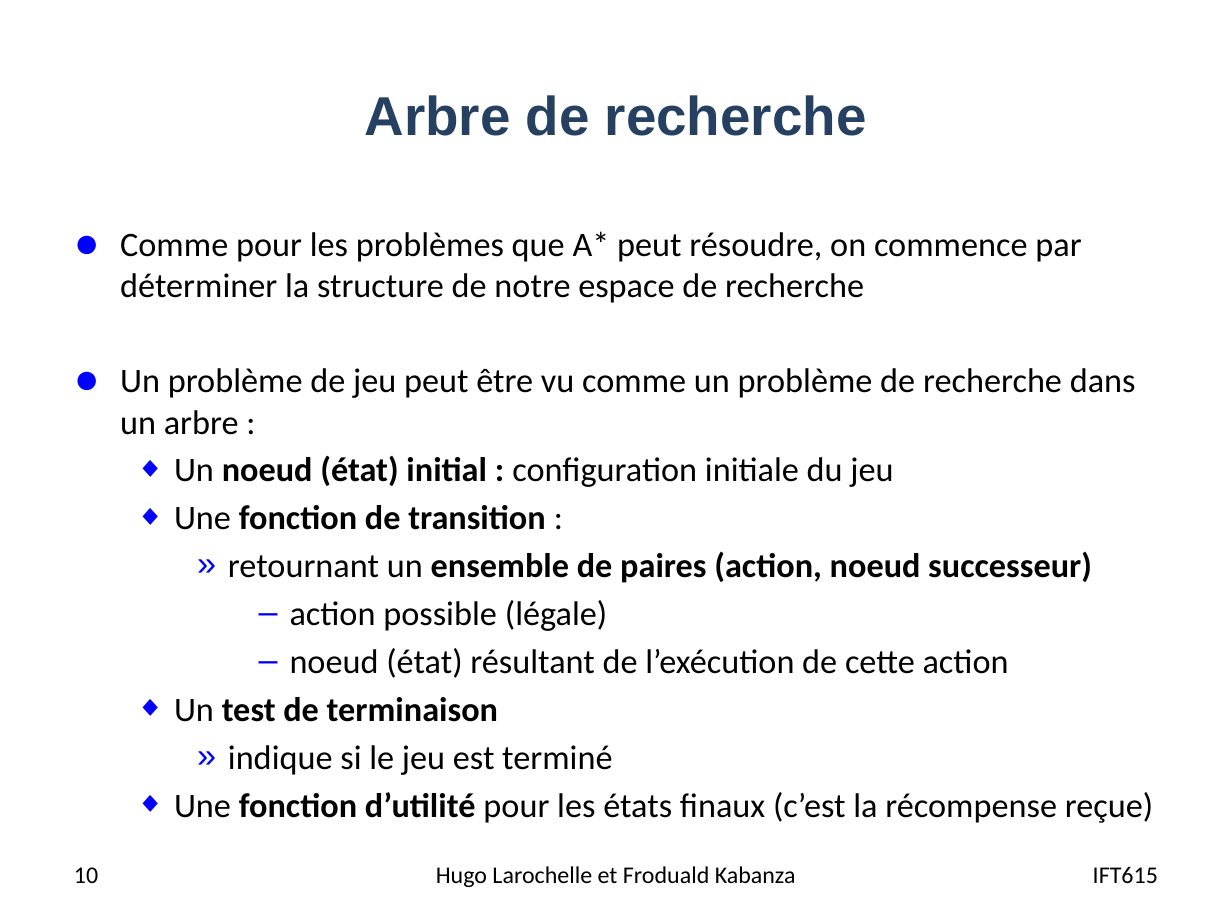
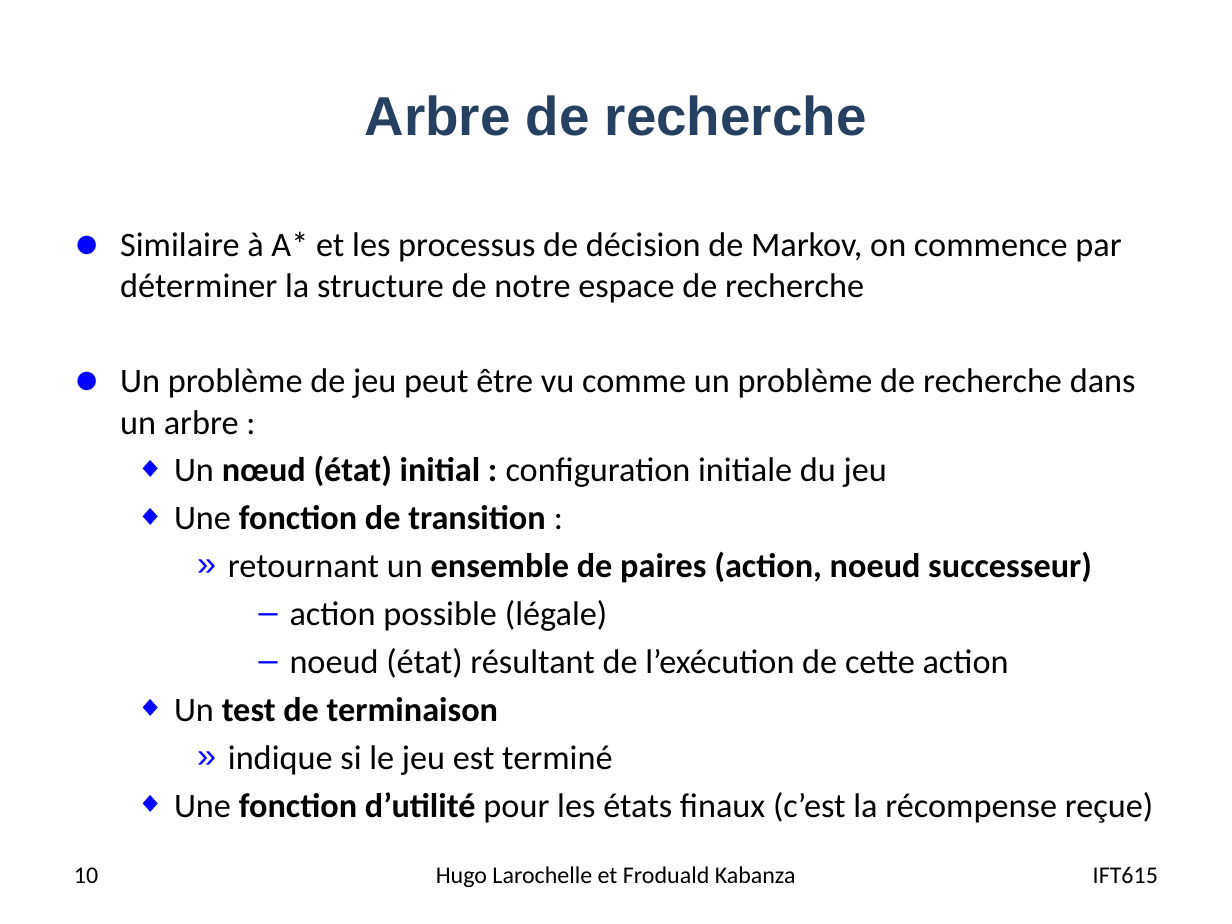
Before and after one commit to djeffkanda/djeffkanda.github.io, a slide deck: slide 10 of ift/assets/slides/ift615-17-Planification dans les jeux competitifs.pptx. Drawn at 1232x924 pixels with LibreOffice and Linux fonts; fonts in the diff are those of the drawing. Boxes give left, top, right and bottom in pixels: in the first picture for what was removed or moved away, otherwise in the second. Text is boxed around its words. In the diff, an @@ line names an element or a change of style, - is before the commit and + after.

```diff
--- a/ift/assets/slides/ift615-17-Planification dans les jeux competitifs.pptx
+++ b/ift/assets/slides/ift615-17-Planification dans les jeux competitifs.pptx
@@ text at bbox=[120, 231, 1121, 303]: text changed @@
-● Comme pour les problèmes que A* peut résoudre, on commence par déterminer la structure de notre espace de recherche
+● Similaire à A* et les processus de décision de Markov, on commence par déterminer la structure de notre espace de recherche
@@ text at bbox=[174, 455, 887, 487]: text changed @@
-  ◆ Un noeud (état) initial : configuration initiale du jeu
+  ◆ Un nœud (état) initial : configuration initiale du jeu
```
Also in this commit, not shown: 12 other slides changed, 3 slides added, 3 slides removed, 11 other files.
